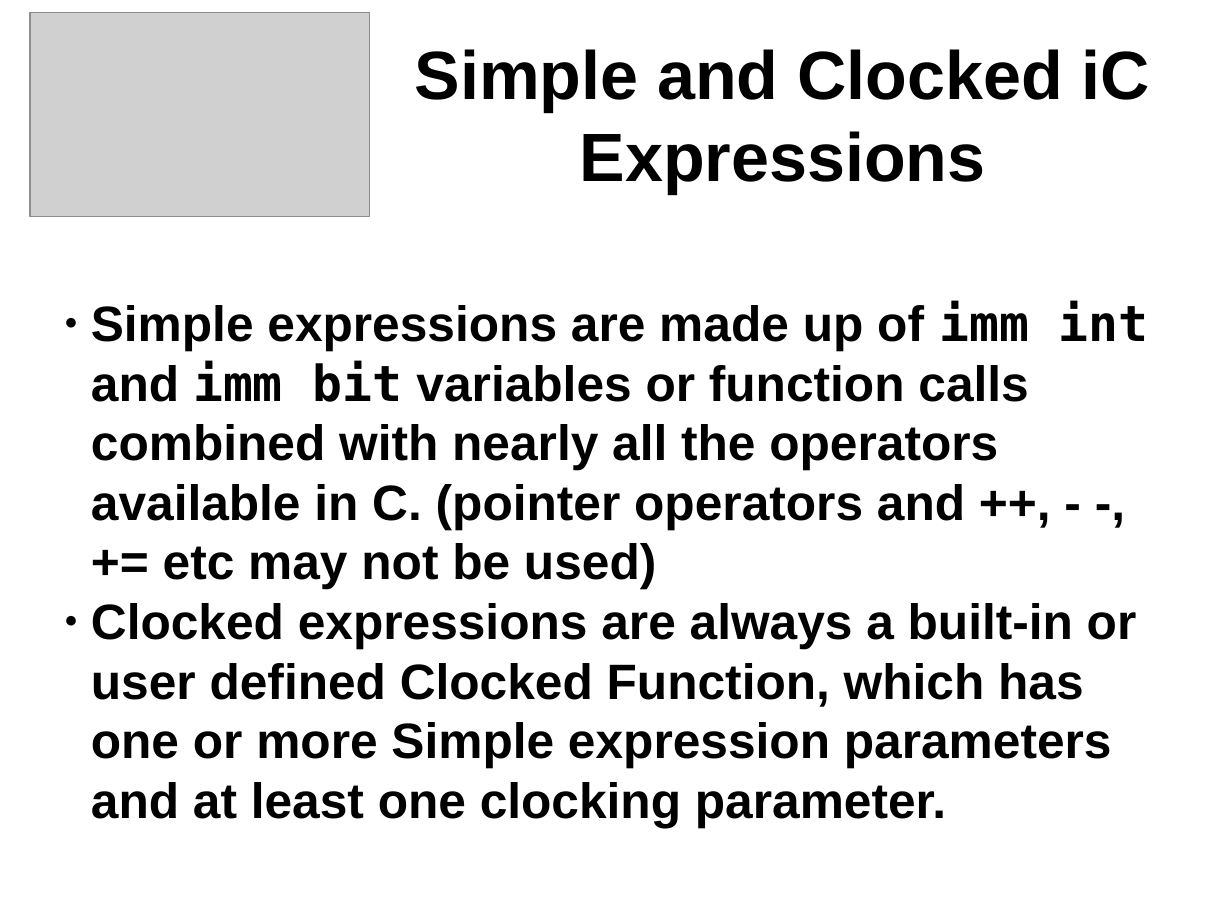
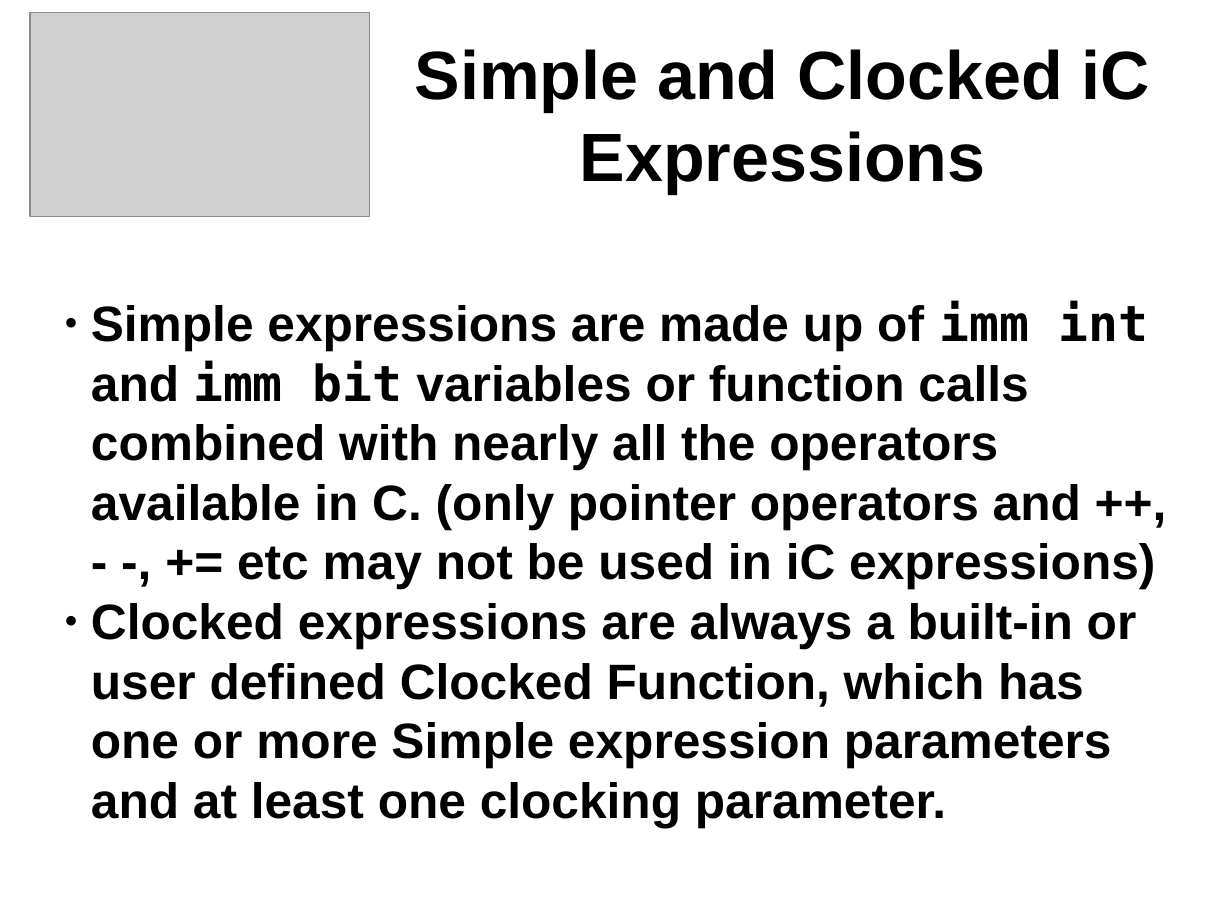
Before and after one commit to JohnWulff/immediatec, a slide deck: slide 23 of doc/iC.odp. Drawn at 1232x924 pixels with LibreOffice and Linux fonts; fonts in the diff are those of the drawing; grey boxes stand for pictures. Boxes give left, top, right and bottom in pixels: in the first picture for what was removed or moved away, otherwise in the second. Text is boxed around its words. In the diff, an @@ line names an element or a change of style, - is before the commit and + after.

```diff
--- a/doc/iC.odp
+++ b/doc/iC.odp
@@ subtitle at (x1=91, y1=300, x2=1155, y2=589): text changed @@
-● Simple expressions are made up of imm int and imm bit variables or function calls combined with nearly all the operators available in C. (pointer operators and ++, - -, += etc may not be used)
+● Simple expressions are made up of imm int and imm bit variables or function calls combined with nearly all the operators available in C. (only pointer operators and ++, - -, += etc may not be used in iC expressions)
```
Also in this commit, not shown: 3 other slides changed, 3 other files.
